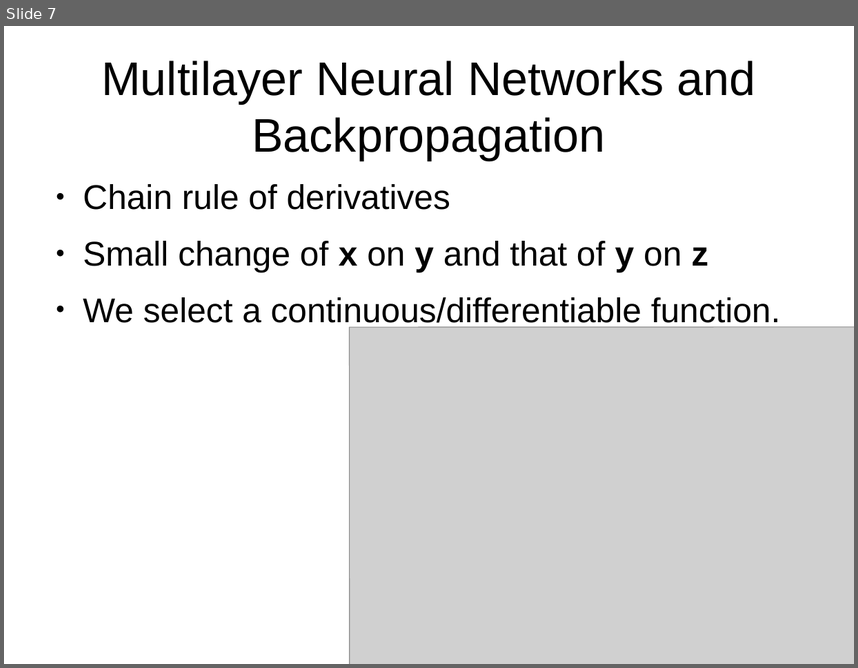
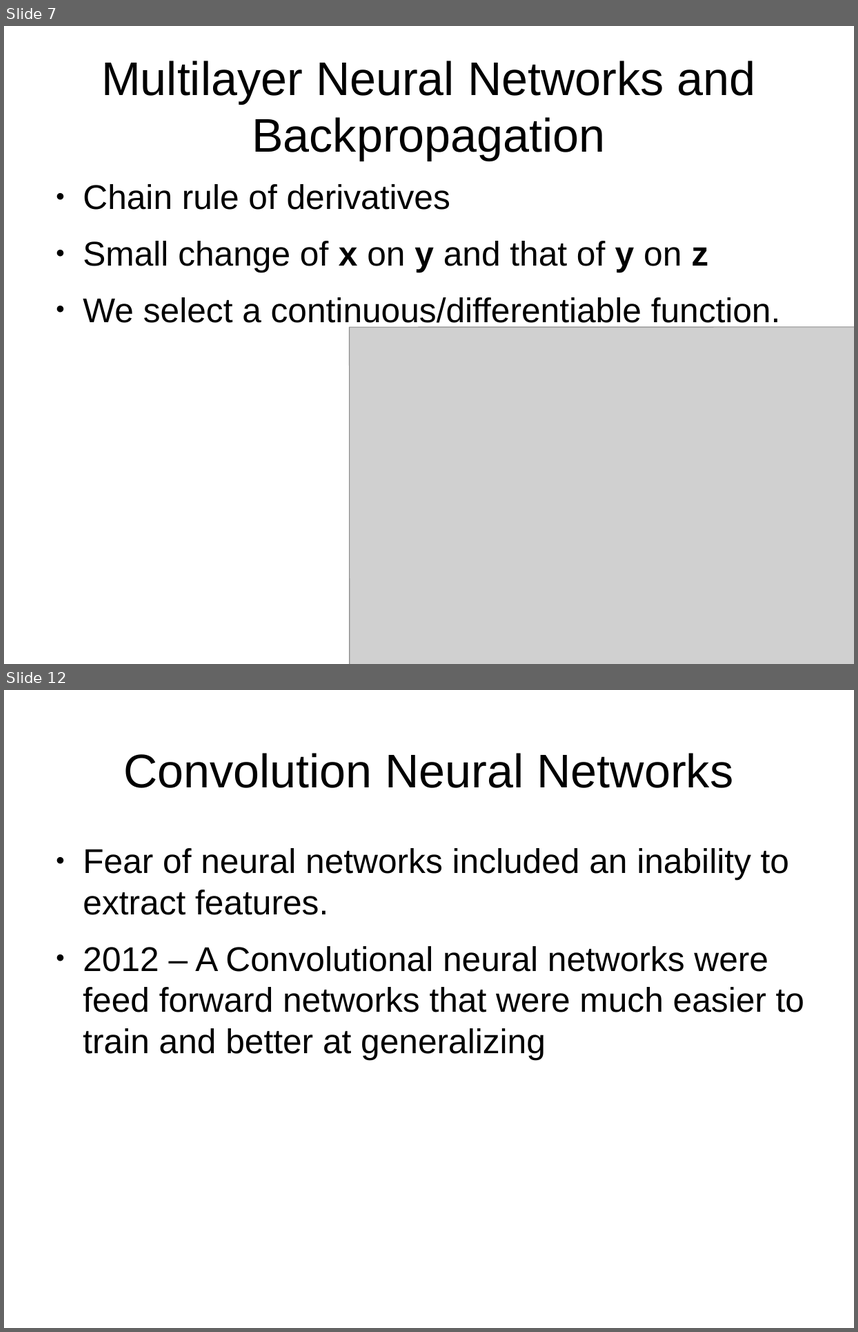
Before and after one commit to amsully/binds_lab, a slide deck: notes/DeepLearningReview_Nature/deep_learning_review.odp. Shown one above the other, each under a label of ours: slide 7 before the commit, slides 7 and 12 after it; the slides between them are not shown. The pictures are 858x668 and 858x1332 pixels, drawn with LibreOffice and Linux fonts; fonts in the diff are those of the drawing; grey boxes stand for pictures. Boxes give left, top, right and bottom in pixels: in the first picture for what was removed or moved away, otherwise in the second. Text is boxed around its words. In the diff, an @@ line names an element or a change of style, - is before the commit and + after.

```diff
--- a/notes/DeepLearningReview_Nature/deep_learning_review.odp
+++ b/notes/DeepLearningReview_Nature/deep_learning_review.odp
@@ slide 12 added at bbox=[4, 690, 854, 1328], background #FFFFFF @@
@@ title added at bbox=[123, 753, 733, 788], 44 pt, text #000000 @@
+Convolution Neural Networks
@@ text added at bbox=[83, 848, 804, 1059], 32 pt, text #000000 @@
+● Fear of neural networks included an inability to extract features.
+● 2012 – A Convolutional neural networks were feed forward networks that were much easier to train and better at generalizing
```
Also in this commit, not shown: 1 slide changed, 11 other slides added, 1 other file.
